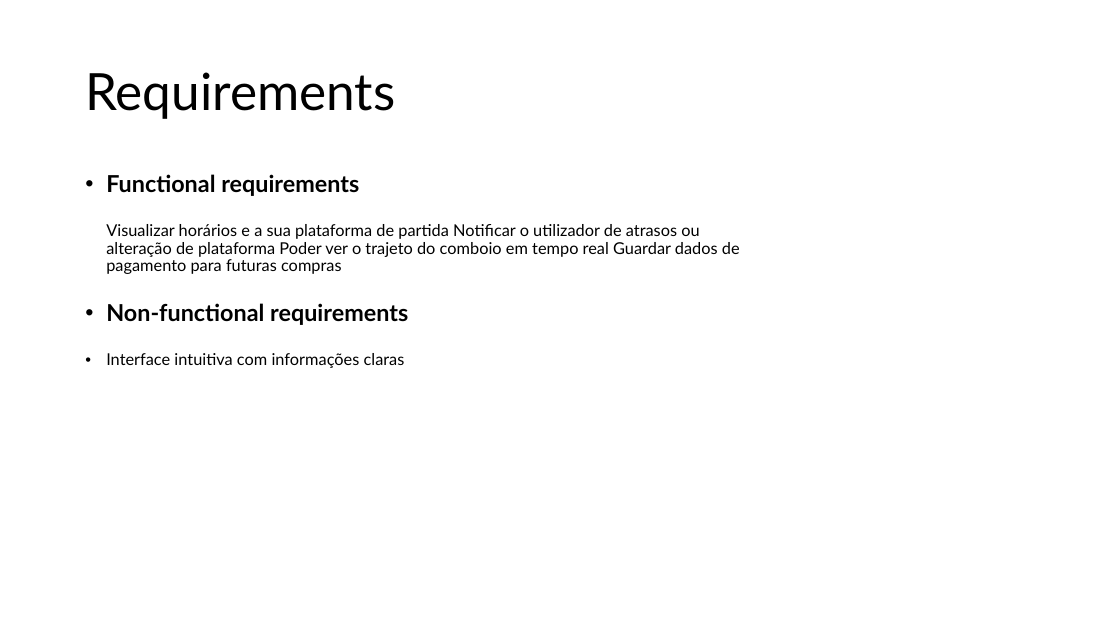
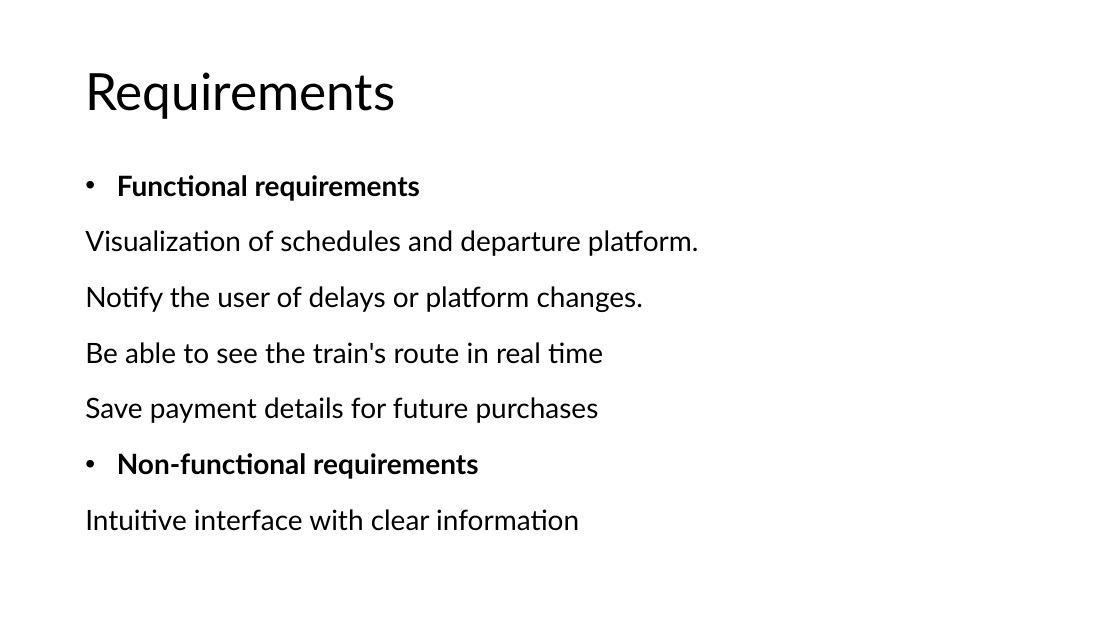
Before and after one commit to JoaoBastos023/HCI-CP-Logbook, a slide deck: slide 14 of presentation_1/Presentation1.pptx. Drawn at 1120x630 pixels with LibreOffice and Linux fonts; fonts in the diff are those of the drawing. Boxes give left, top, right and bottom in pixels: in the first picture for what was removed or moved away, otherwise in the second. Text is boxed around its words. In the diff, an @@ line names an element or a change of style, - is before the commit and + after.

```diff
--- a/presentation_1/Presentation1.pptx
+++ b/presentation_1/Presentation1.pptx
@@ text at bbox=[117, 175, 478, 479]: size 20 to 24 pt in "Functional requirements", "Non-functional requirements"; indent changed @@
@@ text at bbox=[85, 230, 699, 423]: text changed; size 14 to 24 pt @@
-Visualizar horários e a sua plataforma de partida Notificar o utilizador de atrasos ou alteração de plataforma Poder ver o trajeto do comboio em tempo real Guardar dados de pagamento para futuras compras
+Visualization of schedules and departure platform.
+Notify the user of delays or platform changes.
+Be able to see the train's route in real time
+Save payment details for future purchases
@@ text at bbox=[85, 509, 579, 531]: text changed; size 14 to 24 pt @@
-• Interface intuitiva com informações claras
+Intuitive interface with clear information
```
Also in this commit, not shown: 6 other slides changed, 1 slide removed.
